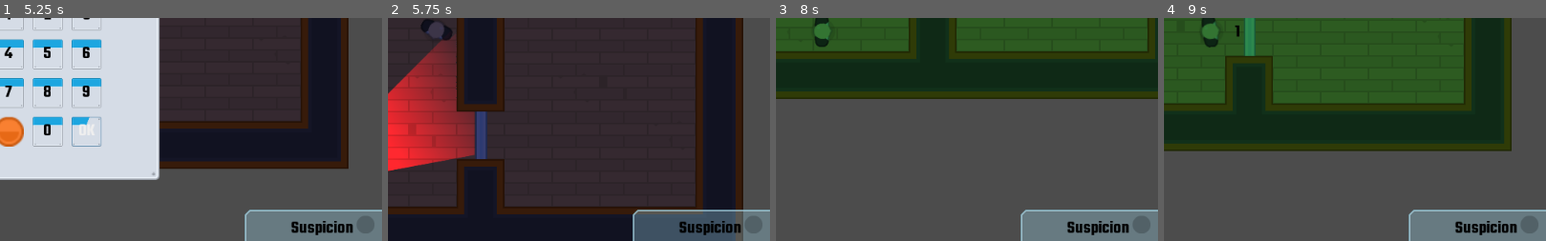
Above: before the commit, frames 1-4 (left to right).
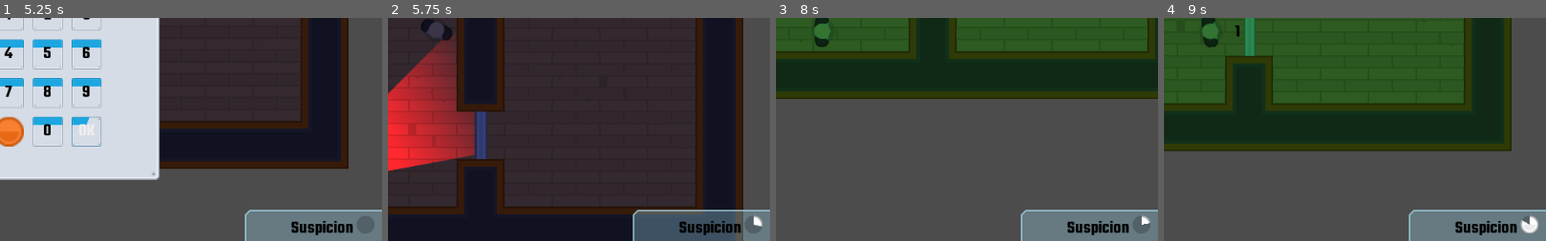
Above: after the commit, the same moments.

Repository: fruitdude/godot-heist-meisters
Game: Godot game, scene res://Scenes/Level1.tscn
The game is run twice, just before and just after one commit, with the same random seed, the same clock (stepped at 60 frames per second) and the same inputs.
Inputs (mouse positions are % of the whole screen's width and height, from its top left):
- Up to frame 1 (5.25 s): tap Enter at 0.5 s; move the mouse to (72, 45) at 0.52 s; hold D (move_right) 0.53-1.28 s; tap E (interact) at 0.6, 2.1 s; move the mouse to (30, 55) at 1.27 s; hold S (move_down) 1.28-2.03 s; tap Space (toggle_visionmode) at 1.35, 2, 5.1 s; move the mouse to (60, 28) at 2.02 s; hold D (move_right) 2.03-2.75 s; click "0" at 2.75 s; click "OK" at 3.5 s; click "OK" at 4.25 s; move the mouse to (45, 70) at 5.02 s; hold W (move_up) from 5.03 s (still down)
- Up to frame 2 (5.75 s): keep holding W (move_up)
- Up to frame 3 (8 s): move the mouse to (80, 65) at 5.77 s; release W (move_up) at 5.78 s; hold A (move_left) 5.78-7.28 s; tap E (interact) at 5.85, 7.35 s; tap Enter at 6.5 s; move the mouse to (20, 35) at 6.52 s; tap Space (toggle_visionmode) at 6.6, 7.25 s; move the mouse to (55, 50) at 7.27 s; hold S (move_down) from 7.28 s (still down)
- Up to frame 4 (9 s): move the mouse to (35, 25) at 8.02 s; release S (move_down) at 8.03 s; hold D (move_right) 8.03-8.78 s; tap Space (toggle_visionmode) at 8.1 s; move the mouse to (72, 45) at 8.77 s; hold W (move_up) from 8.78 s (still down); tap E (interact) at 8.85 s
The pictures show only the part of the screen within x 44-94%, y 47-97%; the shares and areas given below are measured in that part.

Frame 1 is identical in both runs. In frame 2, less than 0.1% of the frame differs, in the area x 95-98%, y 88-94%; in frame 3, less than 0.1%; in frame 4, 0.3%, in the area x 93-98%, y 88-97%.

Commit message:
player can now enter a failstate if he stays to long in the light, also shows how far the progress is via gui

Diff:
--- a/Scenes/GUI.tscn
+++ b/Scenes/GUI.tscn
@@ -1,9 +1,10 @@
-[gd_scene load_steps=5 format=2]
+[gd_scene load_steps=6 format=2]
 
 [ext_resource path="res://Scenes/Theme.tres" type="Theme" id=1]
 [ext_resource path="res://GFX/Interface/PNG/glassPanel_cornerTL.png" type="Texture" id=2]
 [ext_resource path="res://GFX/Interface/PNG/dot_shadow.png" type="Texture" id=3]
 [ext_resource path="res://GFX/Interface/PNG/dotWhite.png" type="Texture" id=4]
+[ext_resource path="res://Scripts/SuspicionMeter.gd" type="Script" id=5]
 
 [node name="GUI" type="CanvasLayer"]
 
@@ -47,10 +48,13 @@
 margin_bottom = 35.0
 text = "Suspicion"
 
-[node name="TextureProgress" type="TextureProgress" parent="Control/NinePatchRect/CenterContainer/HBoxContainer"]
+[node name="SuspicionMeter" type="TextureProgress" parent="Control/NinePatchRect/CenterContainer/HBoxContainer" groups=[
+"suspicion_meter",
+]]
 margin_left = 88.0
 margin_right = 112.0
 margin_bottom = 35.0
 texture_under = ExtResource( 3 )
 texture_progress = ExtResource( 4 )
 fill_mode = 4
+script = ExtResource( 5 )
--- a/Scenes/Player.tscn
+++ b/Scenes/Player.tscn
@@ -4,7 +4,7 @@
 [ext_resource path="res://Scripts/Player.gd" type="Script" id=2]
 [ext_resource path="res://GFX/PNG/Hitman 1/hitman1_stand.png" type="Texture" id=3]
 
-[node name="Player" instance=ExtResource( 1 )]
+[node name="Player" index="0" instance=ExtResource( 1 )]
 collision_mask = 14
 script = ExtResource( 2 )
 
--- a/Scripts/PlayerDetection.gd
+++ b/Scripts/PlayerDetection.gd
@@ -16,6 +16,7 @@
 func _process(delta):
 	if Player_is_in_FOV_TOLERANCE() and Player_is_in_LOS():
 		torch.color = RED
+		get_tree().call_group("suspicion_meter", "player_seen")
 	else:
 		torch.color = WHITE
 
--- /dev/null
+++ b/Scripts/SuspicionMeter.gd
@@ -0,0 +1,22 @@
+extends TextureProgress
+
+export var suspicion_meter_multiplier = 2
+
+
+func _ready():
+	value = 0
+
+
+func _process(delta):
+	value -= step
+
+
+func player_seen():
+	value += step * suspicion_meter_multiplier
+
+	if value == max_value:
+		_end_game()
+
+
+func _end_game():
+	get_tree().quit()
